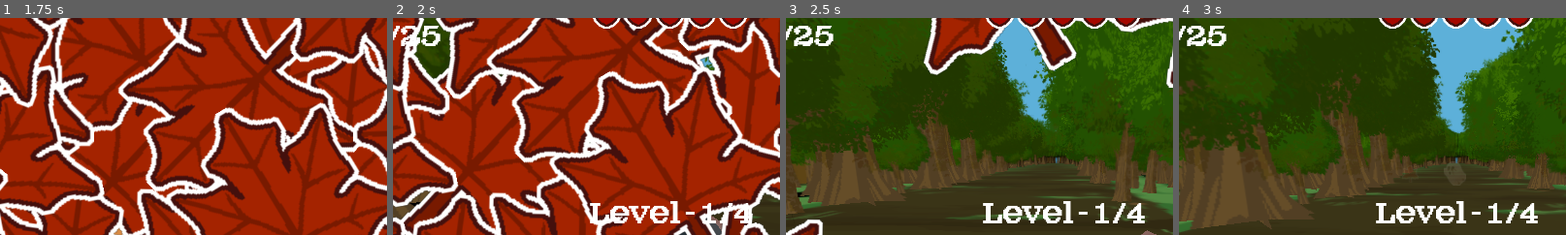
Above: before the commit, frames 1-4 (left to right).
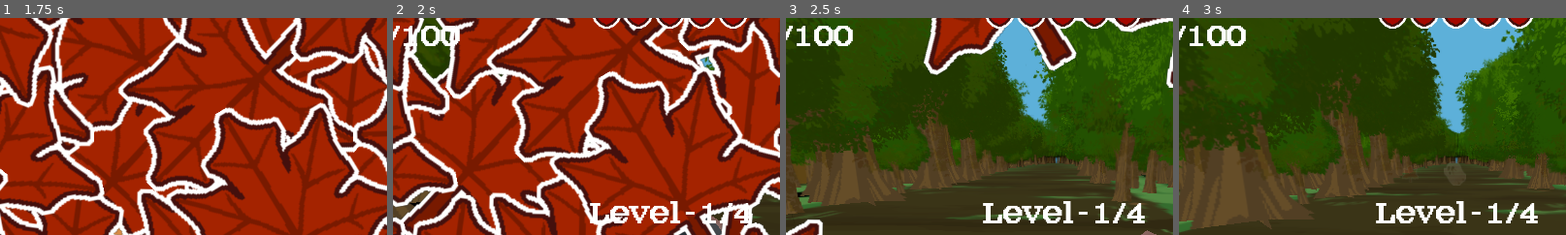
Above: after the commit, the same moments.

Repository: wewewer123/Cozy-Chaos-Fall-2025
Game: Godot game, scene res://scenes/game/GameHolder.tscn
Two runs of this game, one before a commit and one after it. Both use one fixed random seed, a clock stepped at 60 frames per second and the inputs below.
Inputs (mouse positions are % of the whole screen's width and height, from its top left):
- Up to frame 1 (1.75 s): click "start" at 0.5 s; click "start" at 1.25 s
- Up to frame 2 (2 s): no input
- Up to frame 3 (2.5 s): tap Enter at 2 s; move the mouse to (72, 45) at 2.02 s; hold D (right) from 2.03 s (still down); tap T at 2.1 s; click (72, 45) at 2.17 s
- Up to frame 4 (3 s): move the mouse to (30, 55) at 2.77 s; release D (right) at 2.78 s; hold A (left) from 2.78 s (still down); tap Y at 2.85 s
The pictures show only the part of the screen within x 14-64%, y 5-55%; the shares and areas given below are measured in that part.

Frame 1 is identical in both runs. In frame 2, 0.6% of the frame differs, in the area x 2-18%, y 3-13%; in frame 3, 0.7%; in frame 4, 0.7%.

Commit message:
Fixed collision sounds

Diff:
--- a/scenes/player/witch_audio_manager.tscn
+++ b/scenes/player/witch_audio_manager.tscn
@@ -1,10 +1,11 @@
-[gd_scene load_steps=9 format=3 uid="uid://f8842u8jr5o6"]
+[gd_scene load_steps=10 format=3 uid="uid://f8842u8jr5o6"]
 
 [ext_resource type="Script" uid="uid://6umufkp7vx8k" path="res://scripts/player/witch_sound_manager.gd" id="1_y6na0"]
 [ext_resource type="AudioStream" uid="uid://dank1wgo7ded7" path="res://assets/audio/sounds/witch/Swish-DOWN.wav" id="2_nar58"]
-[ext_resource type="AudioStream" uid="uid://clsnpr4viyuvb" path="res://assets/audio/sounds/witch/Bump on trees _ sides.wav" id="3_f33mr"]
-[ext_resource type="AudioStream" uid="uid://bntgi7xytblpv" path="res://assets/audio/sounds/sound effect ojpe/bump ghost (with voice) 1.mp3" id="4_ojfkq"]
+[ext_resource type="AudioStream" uid="uid://ceuu8cri1bnum" path="res://assets/audio/sounds/sound effect ojpe/Bump-On-Edge-Trees.mp3" id="3_6n7l8"]
+[ext_resource type="AudioStream" uid="uid://dlkfh26khxa7t" path="res://assets/audio/sounds/sound effect ojpe/Tree-Hurts-Player-Louder.mp3" id="4_6n7l8"]
 [ext_resource type="AudioStream" uid="uid://cpunk5pfcqlwq" path="res://assets/audio/sounds/sound effect ojpe/pick up leaf.mp3" id="5_0o3r1"]
+[ext_resource type="AudioStream" uid="uid://cjkhiw3di4shf" path="res://assets/audio/sounds/sound effect ojpe/Ghost-Hurts-Player-Louder.mp3" id="5_wpnni"]
 [ext_resource type="AudioStream" uid="uid://c8ehtn3cggfgy" path="res://assets/audio/sounds/sound effect ojpe/pick up heart.mp3" id="6_pbdrm"]
 [ext_resource type="AudioStream" uid="uid://d8xihgo4tfgn" path="res://assets/audio/sounds/sound effect ojpe/1 health left.mp3" id="7_0o3r1"]
 [ext_resource type="AudioStream" uid="uid://bwxhgiv6egt85" path="res://assets/audio/sounds/sound effect ojpe/player heal.mp3" id="8_pbdrm"]
@@ -12,8 +13,9 @@
 [node name="WitchAudioManager" type="Node2D"]
 script = ExtResource("1_y6na0")
 switchLanesSound = ExtResource("2_nar58")
-bumpTreeSound = ExtResource("3_f33mr")
-bumpOnGhostSound = ExtResource("4_ojfkq")
+wallOfTreeSound = ExtResource("3_6n7l8")
+hurtByTreeSound = ExtResource("4_6n7l8")
+hurtByGhostSound = ExtResource("5_wpnni")
 pickUpLeafSound = ExtResource("5_0o3r1")
 pickUpHeartSound = ExtResource("6_pbdrm")
 oneHeartLeftSound = ExtResource("7_0o3r1")
--- a/scripts/game/globals.gd
+++ b/scripts/game/globals.gd
@@ -1,7 +1,7 @@
 extends Node
 
 var max_player_health = 5
-var max_leaf_count = 25
+var max_leaf_count = 100
 
 # Current spawning timer speeds
 #     Lv1: 1.0
--- a/scripts/lane objects/obstacles/ghost.gd
+++ b/scripts/lane objects/obstacles/ghost.gd
@@ -6,4 +6,4 @@
 
 func apply_effect(player: Node3D) -> void:
 	player.decrementHealth()
-	player.witch_audio_manager.playBumpOnGhost()
+	player.witch_audio_manager.playHurtByGhost()
--- a/scripts/lane objects/obstacles/tree.gd
+++ b/scripts/lane objects/obstacles/tree.gd
@@ -40,4 +40,4 @@
 
 func apply_effect(player: Node3D) -> void:
 	player.decrementHealth()
-	player.witch_audio_manager.playBumpOnTrees()
+	player.witch_audio_manager.playHurtByTree()
--- a/scripts/player/player.gd
+++ b/scripts/player/player.gd
@@ -43,6 +43,8 @@
 		curr_lane = new_lane
 		target_x = spawner.get_lane_position(curr_lane).x
 		witch_audio_manager.playSwitchLaneSound()
+	else:
+		witch_audio_manager.playWallOfTrees()
 
 func add_leaf(value:int) -> void:
 	leaf += value
--- a/scripts/player/witch_sound_manager.gd
+++ b/scripts/player/witch_sound_manager.gd
@@ -7,8 +7,9 @@
 var interval = 5
 
 @export var switchLanesSound : AudioStream
-@export var bumpTreeSound : AudioStream
-@export var bumpOnGhostSound : AudioStream
+@export var wallOfTreeSound : AudioStream
+@export var hurtByTreeSound : AudioStream
+@export var hurtByGhostSound : AudioStream
 @export var pickUpLeafSound : AudioStream
 @export var pickUpHeartSound : AudioStream
 @export var oneHeartLeftSound : AudioStream
@@ -20,11 +21,14 @@
 func playSwitchLaneSound() -> void:
 	_playStream(switchLanesSound)
 
-func playBumpOnTrees() -> void:
-	_playStream(bumpTreeSound)
+func playWallOfTrees() -> void:
+	_playStream(wallOfTreeSound)
 
-func playBumpOnGhost() -> void:
-	_playStream(bumpOnGhostSound)
+func playHurtByTree() -> void:
+	_playStream(hurtByTreeSound)
+
+func playHurtByGhost() -> void:
+	_playStream(hurtByGhostSound)
 
 func playPickUpLeaf() -> void:
 	_playStream(pickUpLeafSound)
Not shown, added: assets/audio/sounds/sound effect ojpe/Bump-On-Edge-Trees.mp3.import
Not shown, added: assets/audio/sounds/sound effect ojpe/Ghost-Hurts-Player-Louder.mp3.import
Not shown, added: assets/audio/sounds/sound effect ojpe/Ghost-Hurts-Player.mp3.import
Not shown, added: assets/audio/sounds/sound effect ojpe/Tree-Hurts-Player-Louder.mp3.import
Not shown, added: assets/audio/sounds/sound effect ojpe/Tree-Hurts-Player.mp3.import
Not shown, added: assets/audio/sounds/sound effect ojpe/Bump-On-Edge-Trees.mp3
Not shown, added: assets/audio/sounds/sound effect ojpe/Ghost-Hurts-Player-Louder.mp3
Not shown, added: assets/audio/sounds/sound effect ojpe/Ghost-Hurts-Player.mp3
Not shown, added: assets/audio/sounds/sound effect ojpe/Tree-Hurts-Player-Louder.mp3
Not shown, added: assets/audio/sounds/sound effect ojpe/Tree-Hurts-Player.mp3
